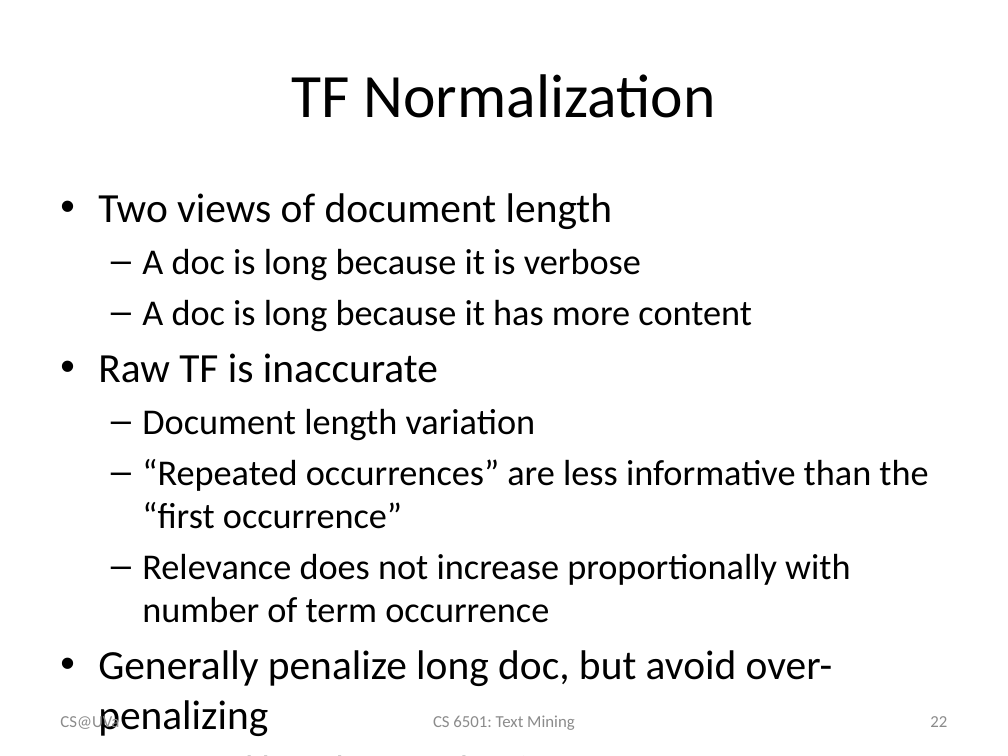
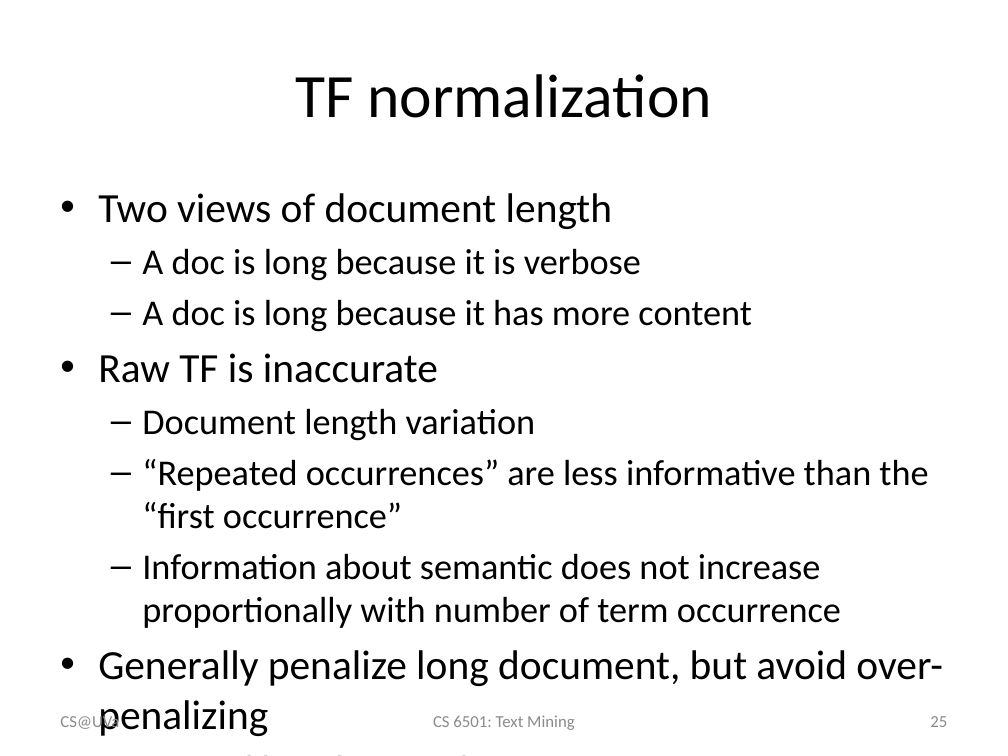
Before and after one commit to wang296/CS6501-Text-Mining, a slide deck: slide 25 of docs/VS model.pptx (slide 22 before the commit). Drawn at 1008x756 pixels with LibreOffice and Linux fonts; fonts in the diff are those of the drawing. Boxes give left, top, right and bottom in pixels: in the first picture for what was removed or moved away, otherwise in the second. Text is boxed around its words. In the diff, an @@ line names an element or a change of style, - is before the commit and + after.

```diff
--- a/docs/VS model.pptx
+++ b/docs/VS model.pptx
@@ title at bbox=[295, 74, 711, 118]: text changed @@
-TF Normalization
+TF normalization
@@ text at bbox=[98, 553, 943, 736]: text changed @@
-  – Relevance does not increase proportionally with number of term occurrence
-• Generally penalize long doc, but avoid over-penalizing
+  – Information about semantic does not increase proportionally with number of term occurrence
+• Generally penalize long document, but avoid over-penalizing
@@ page number at bbox=[930, 716, 947, 727]: text changed @@
-22
+25
```
Also in this commit, not shown: 30 other slides changed, 4 slides added, 2 other files.
